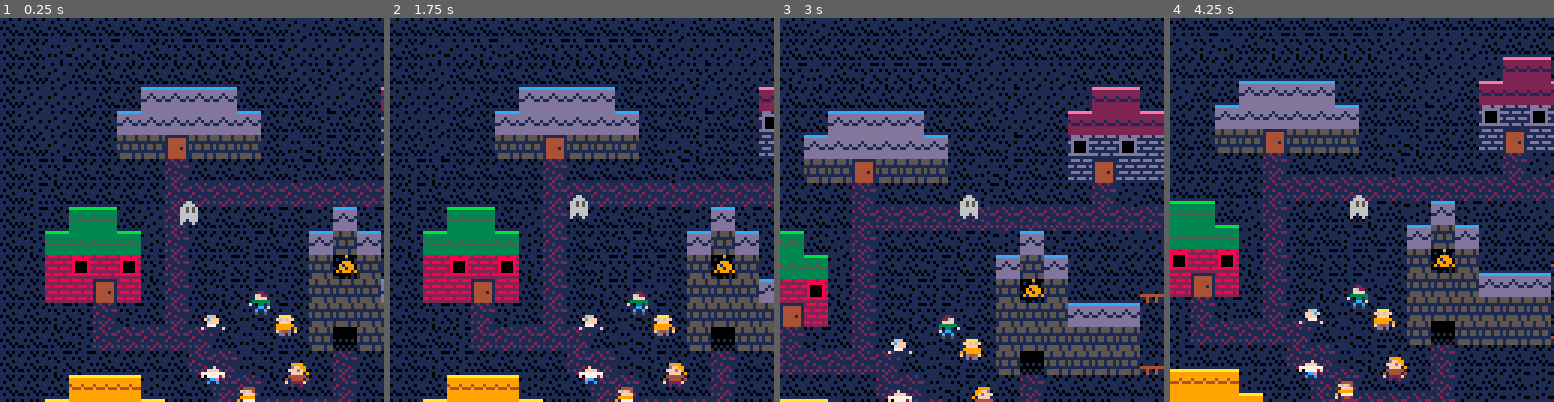
Above: before the commit, frames 1-4 (left to right).
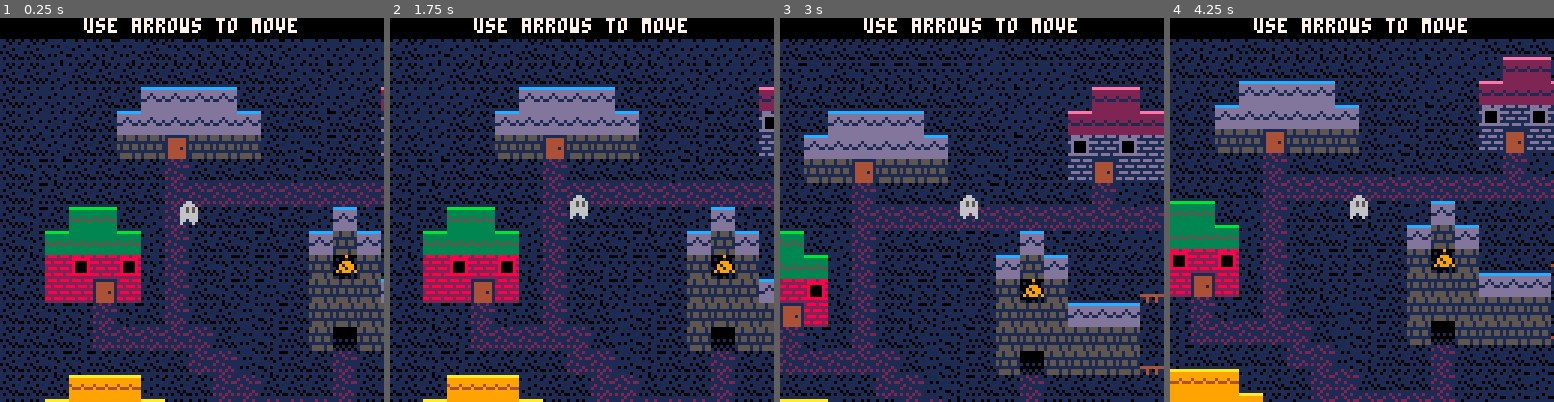
Above: after the commit, the same moments.

Repository: codeartisticninja/ldjam38
Game: PICO-8 cartridge ldjam.p8
Two runs of this game, one before a commit and one after it. Both use one fixed random seed, a clock stepped at 60 frames per second and the inputs below.
Inputs:
- Up to frame 1 (0.25 s): no input
- Up to frame 2 (1.75 s): tap O (Z key) at 0.7, 1.7 s; hold Right from 1.6 s (still down)
- Up to frame 3 (3 s): release Right at 2.1 s; tap O (Z key) at 2.1, 2.5, 2.9 s; hold Up 2.15-2.42 s; hold Right from 2.47 s (still down)
- Up to frame 4 (4.25 s): release Right at 3.03 s; hold Left 3.08-3.58 s; tap O (Z key) at 3.3, 3.7, 4.1 s; hold Down 3.63-3.97 s; hold Right from 4.02 s (still down)

The runs differ from the first frame. In frame 1, 5.6% of the frame differs, in the area x 0-100%, y 0-100%; in frame 2, 5.6%; in frame 3, 5.3%; in frame 4, 5.6%.

Commit message:
fixed strings

Diff:
--- a/ldjam.p8
+++ b/ldjam.p8
@@ -69,7 +69,7 @@
 				sprite = 68,
 				script = {
 					"tim: they say that after you die you're rooted to a place'",
-					"tim: like a floating leaf caught in a spiders web"
+					"tim: like a leaf caught in a spiderweb"
 				}
 			},
 			animal = {
@@ -119,7 +119,7 @@
 					"richard: i can always say i was just here to spread the word of god",
 					"richard: sharon has such nice feet, i want to worship them",
 					"richard: ...",
-					"richard: i swear by the bible, this is the last time i do this!"
+					"richard: i swear... on the bible... this is the last time i do this!"
 				}
 			},
 			tim = {
@@ -128,8 +128,8 @@
 				sprite = 68,
 				script = {
 					"tim: maybe if i eat it here",
-					"tim: maybe noone will see me",
-					"tim: why was i out again?"
+					"tim: noone will see me if i freak out again",
+					"tim: is someone watching me?"
 				}
 			},
 			animal = {
@@ -189,7 +189,7 @@
 					"richard: ... in the name of the lord.... of course",
 					"richard: forgive my sins",
 					"richard: ...",
-					"richard: i think this will be a good spot for peter, by the stone"
+					"richard: i think this will be a good spot for peter"
 				}
 			},
 			animal = {
@@ -496,7 +496,7 @@
 }
 
 function _init()
- currentlevel = 8
+ currentlevel = 1
  music(0)
 end
 
